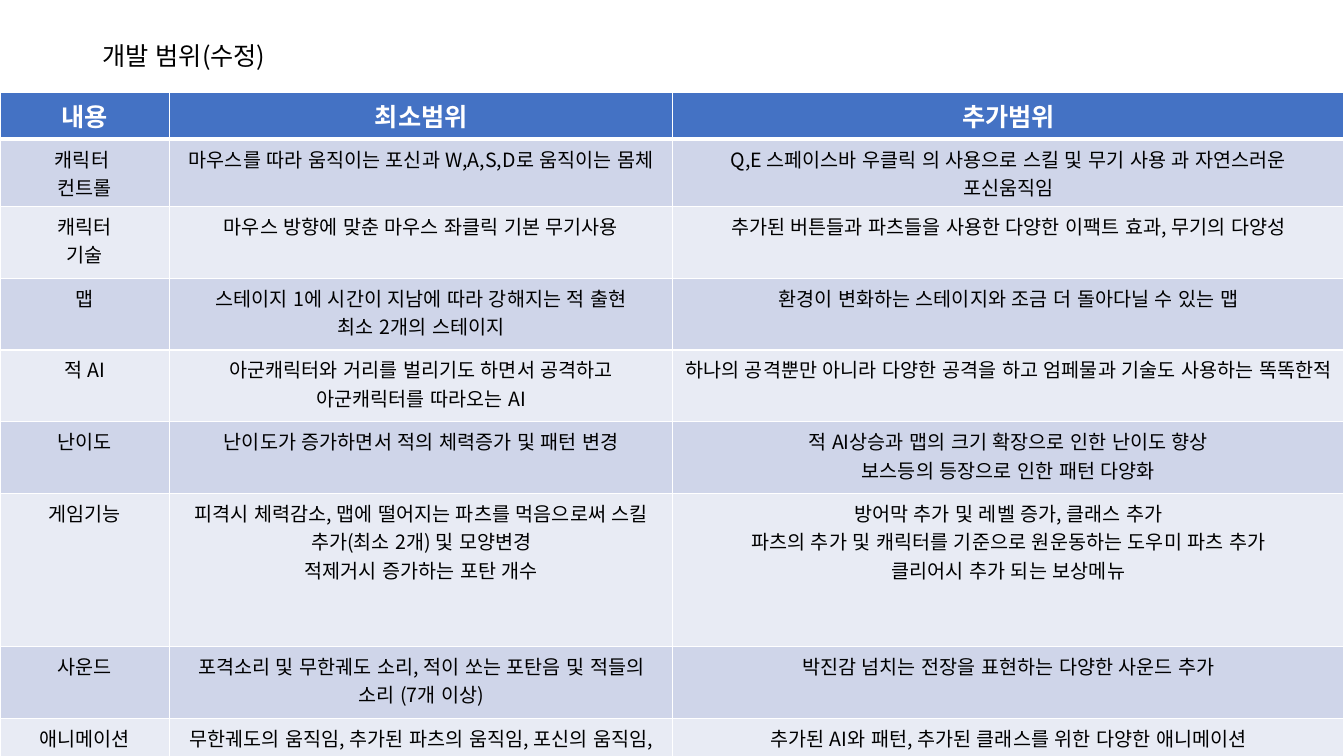
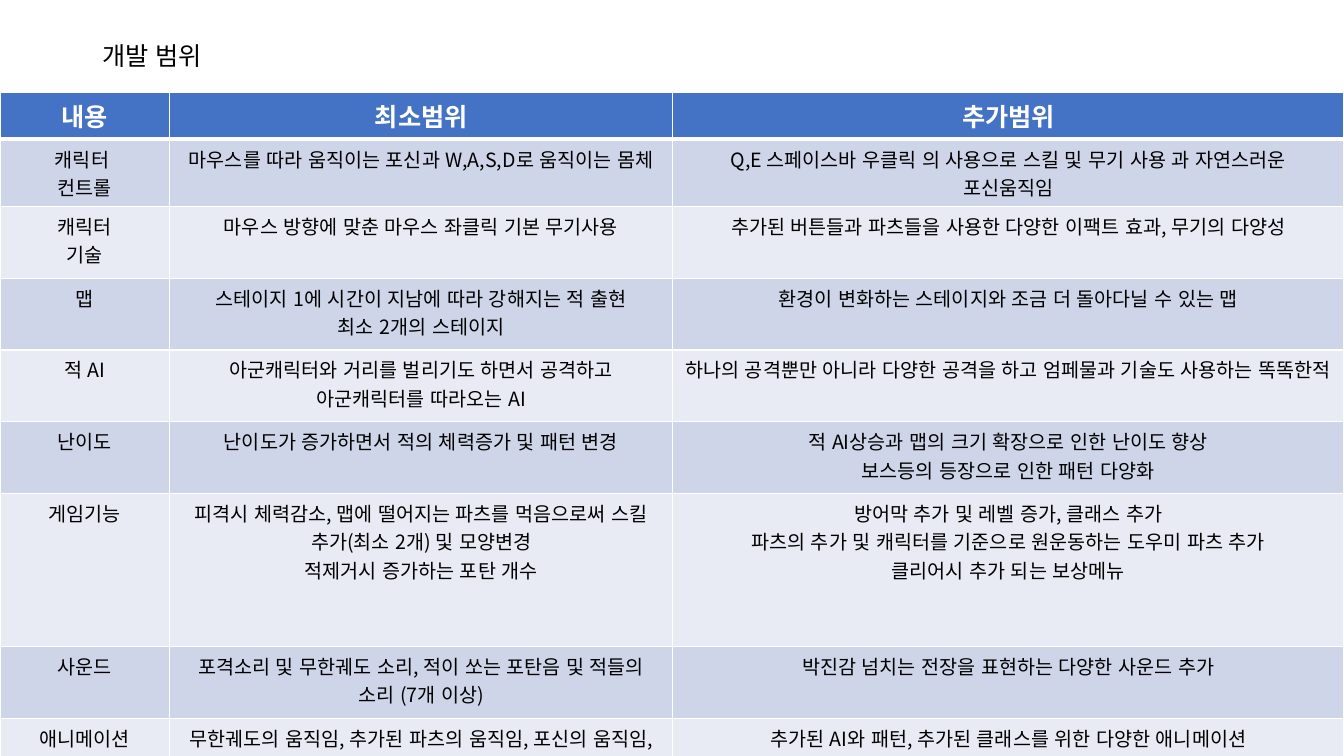
Before and after one commit to andy2276/kim, a slide deck: slide 18 of 2Dproject/20180925_2DprojectPPT_ver6_ppt.pptx. Drawn at 1344x756 pixels with LibreOffice and Linux fonts; fonts in the diff are those of the drawing. Boxes give left, top, right and bottom in pixels: in the first picture for what was removed or moved away, otherwise in the second. Text is boxed around its words. In the diff, an @@ line names an element or a change of style, - is before the commit and + after.

```diff
--- a/2Dproject/20180925_2DprojectPPT_ver6_ppt.pptx
+++ b/2Dproject/20180925_2DprojectPPT_ver6_ppt.pptx
@@ text at box(102, 44, 202, 67): text changed @@
-개발 범위(수정)
+개발 범위
```
Also in this commit, not shown: 1 other slide changed.
